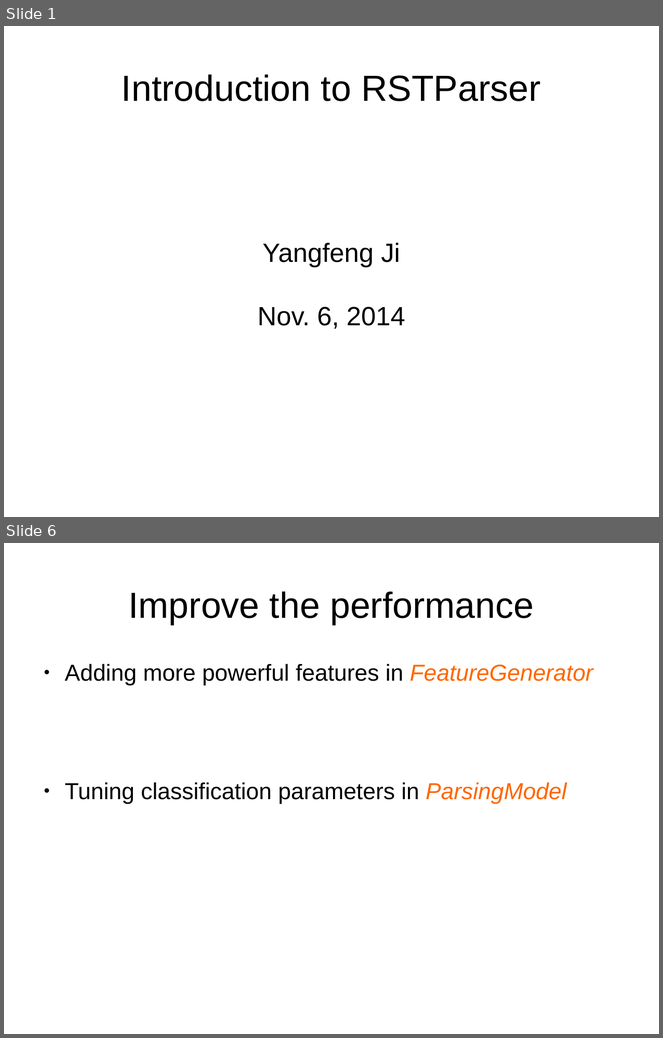
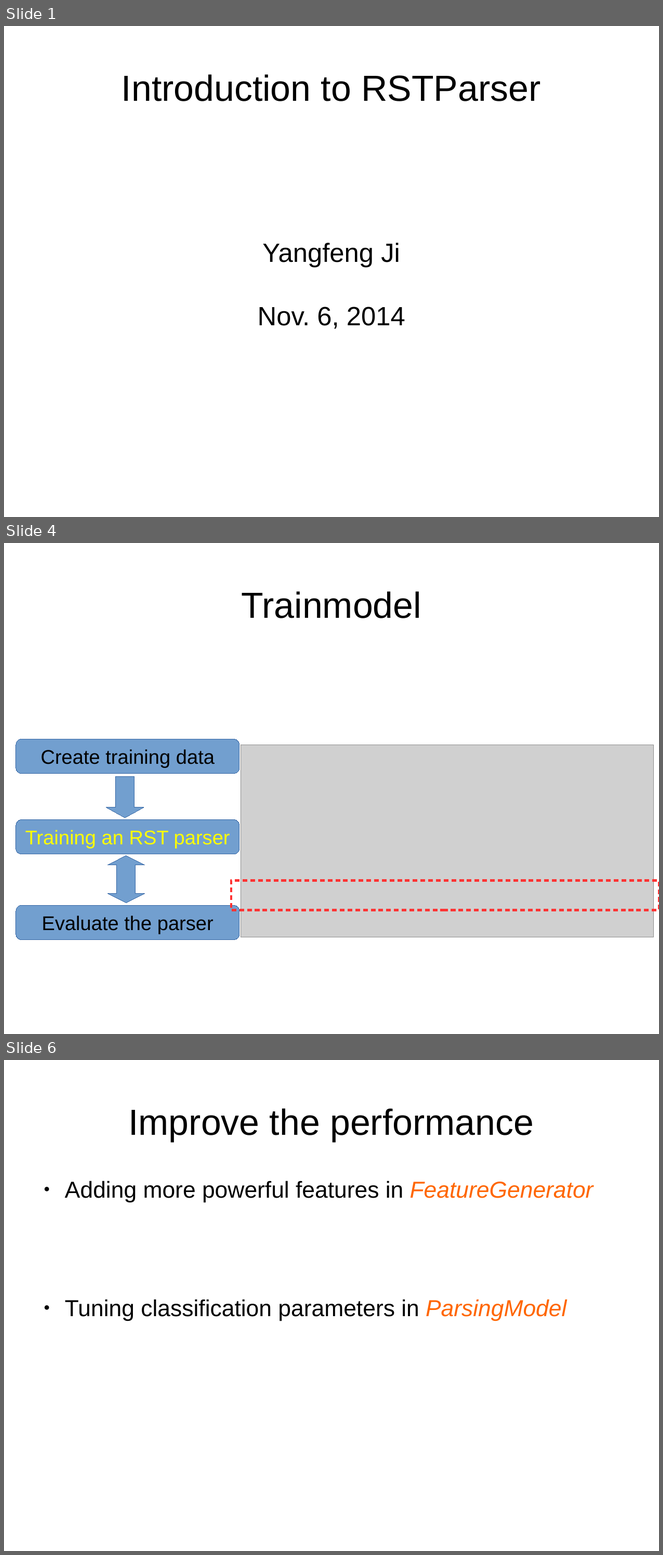
Before and after one commit to jiyfeng/RSTParser, a slide deck: doc/intro.odp. Shown one above the other, each under a label of ours: slides 1 and 6 before the commit, slides 1, 4 and 6 after it; the slides between them are not shown. The pictures are 663x1038 and 663x1555 pixels, drawn with LibreOffice and Linux fonts; fonts in the diff are those of the drawing; grey boxes stand for pictures. Boxes give left, top, right and bottom in pixels: in the first picture for what was removed or moved away, otherwise in the second. Text is boxed around its words. In the diff, an @@ line names an element or a change of style, - is before the commit and + after.

```diff
--- a/doc/intro.odp
+++ b/doc/intro.odp
@@ slide 4 added at bbox=[4, 543, 659, 1034], background #FFFFFF @@
@@ title added at bbox=[241, 591, 422, 618], 44 pt, text #000000 @@
+Trainmodel
@@ picture added at bbox=[241, 745, 654, 938] @@
@@ group added at bbox=[16, 739, 240, 940]: 3 rounded rectangles, 1 down arrow, 1 up down arrow @@
+Create training data
+Training an RST parser
+Evaluate the parser
@@ rectangle added at bbox=[231, 880, 659, 911], outline #FF3333 2.89 pt @@
```
Also in this commit, not shown: 4 slides changed, 3 other slides added, 3 slides removed, 3 other files.
